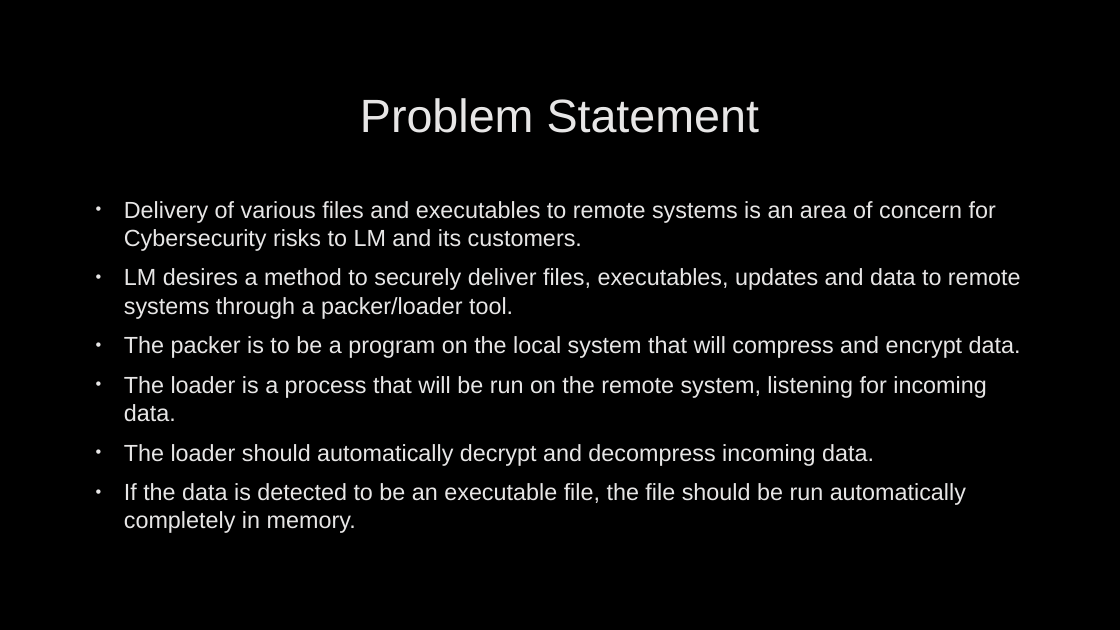
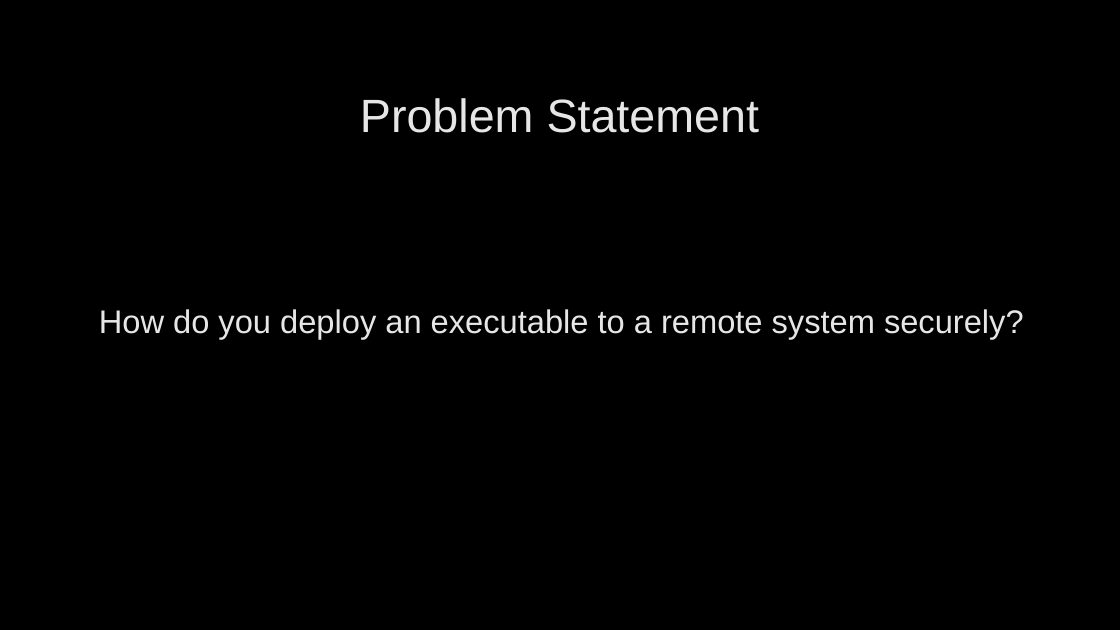
Before and after one commit to jcogs89/LMC-Packer-Loader, a slide deck: slide 2 of Assignments/E04 - Draft Design Review.pptx. Drawn at 1120x630 pixels with LibreOffice and Linux fonts; fonts in the diff are those of the drawing; background and template pictures are left out. Boxes give left, top, right and bottom in pixels: in the first picture for what was removed or moved away, otherwise in the second. Text is boxed around its words. In the diff, an @@ line names an element or a change of style, - is before the commit and + after.

```diff
--- a/Assignments/E04 - Draft Design Review.pptx
+++ b/Assignments/E04 - Draft Design Review.pptx
@@ text at (99,309,1024,339): text changed; size 20 to 28 pt @@
-• Delivery of various files and executables to remote systems is an area of concern for Cybersecurity risks to LM and its customers.
-• LM desires a method to securely deliver files, executables, updates and data to remote systems through a packer/loader tool.
-• The packer is to be a program on the local system that will compress and encrypt data.
-• The loader is a process that will be run on the remote system, listening for incoming data.
-• The loader should automatically decrypt and decompress incoming data.
-• If the data is detected to be an executable file, the file should be run automatically completely in memory.
+How do you deploy an executable to a remote system securely?
```
Also in this commit, not shown: 9 other slides changed.
